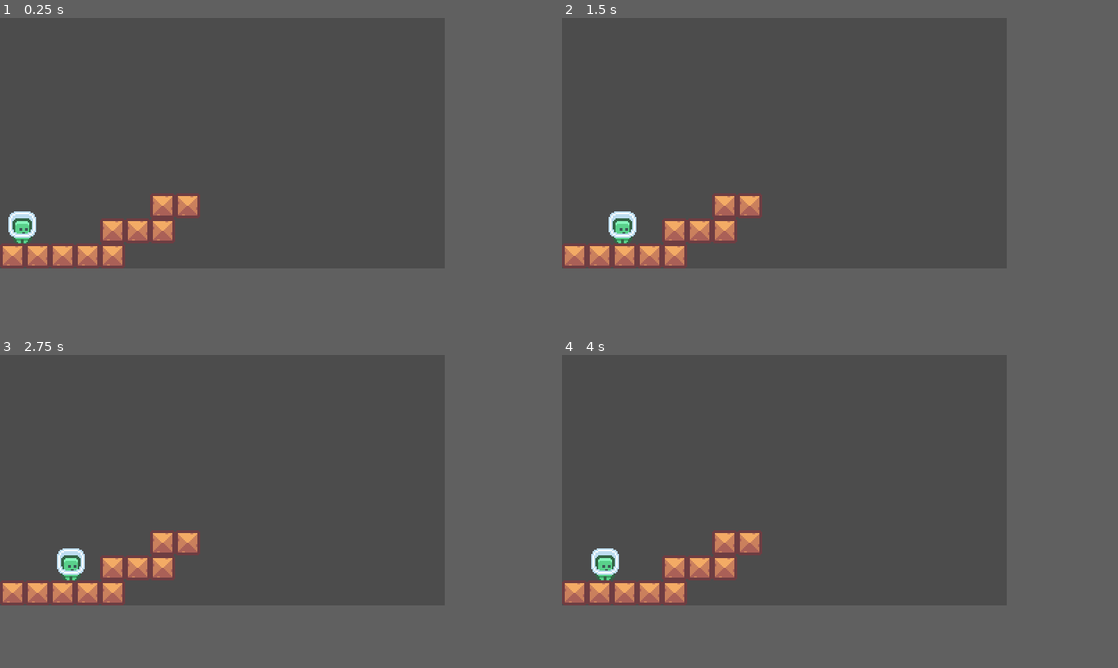
Above: before the commit, frames 1-4 (two rows, left to right).
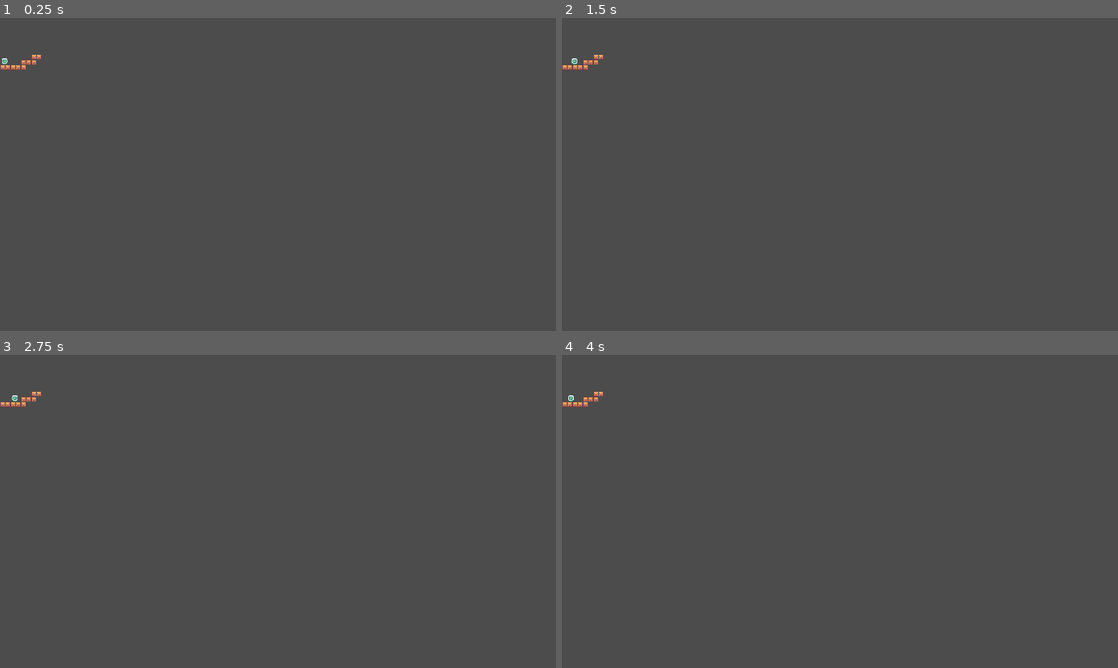
Above: after the commit, the same moments.

Repository: zmtprofile/Godot_Pixel_Platformer
Game: Godot game, scene res://WorldScenes/World.tscn
Same seed, same stepped clock (60 frames per second), same inputs: the game is played once before the commit and once after it.
Inputs:
- Up to frame 1 (0.25 s): no input
- Up to frame 2 (1.5 s): tap Enter at 0.5 s; hold Right (ui_right) 0.53-1.28 s; hold Left (ui_left) from 1.28 s (still down)
- Up to frame 3 (2.75 s): release Left (ui_left) at 2.03 s; hold Right (ui_right) from 2.03 s (still down)
- Up to frame 4 (4 s): release Right (ui_right) at 2.78 s; hold Up (ui_up) 2.78-3.53 s; hold Left (ui_left) from 3.53 s (still down)
In our replay, the window is 640x360 before the commit and 800x450 after it. These sizes can differ from the game's own. Grey fills any space a smaller window leaves; there, only what the larger window draws over its background counts as a difference.

The runs differ from the first frame. In frame 1, 4.1% of the frame differs, in the area x 0-36%, y 11-80%; in frame 2, 4.1%; in frame 3, 4.1%; in frame 4, 4.1%.

Commit message:
changed window size project setting

Diff:
--- a/project.godot
+++ b/project.godot
@@ -16,8 +16,8 @@
 
 [display]
 
-window/size/width=320
-window/size/height=180
+window/size/width=1920
+window/size/height=1080
 window/size/test_width=1280
 window/size/test_height=720
 window/stretch/mode="2d"
